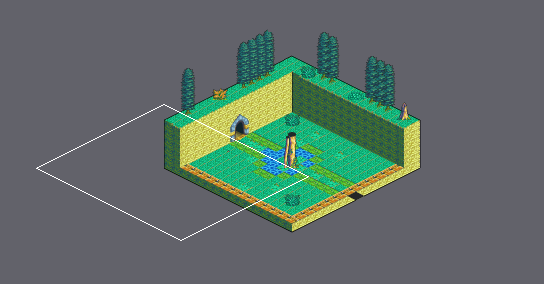
Two states of a Tiled map, Final_Fantasy_Mystery_World/Game/assets/maps/Tutorial_Attack3.tmx. Above, an overview of the earlier version with the close-up marked.
Close-up. Earlier state:
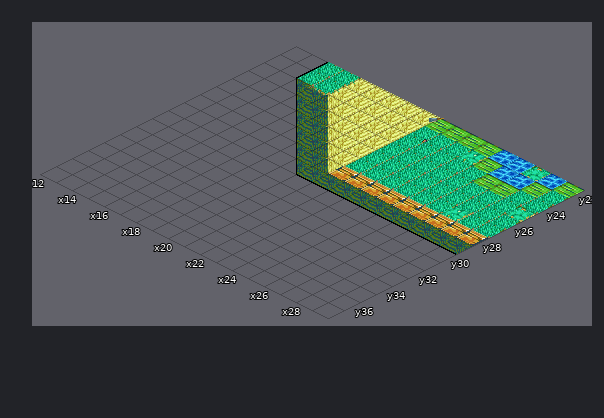
Cells are 32x16 px. Isometric: x runs down to the right, y down to the left. Shown: x 12..29, y 22..37. The commit also changed other parts of the map, which this record leaves out.
Now the later version:
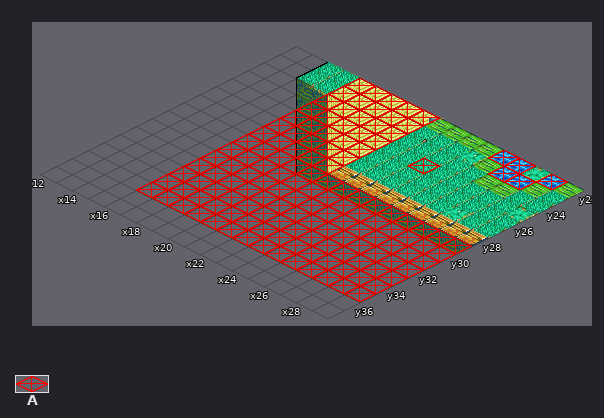
Key: from "tutorial_tileset": A 4.
_ is an empty cell, . an unchanged one.
Tiles of an added or newly shown layer are drawn over the layers below it.
Edits made:
--- layer "Collider" (now shown)
@@ x 16..29 @@
-22 _____....__._.
-23 _____.....__..
-24 _____.........
-25 _____.._......
-26 _____.........
-27 _____.........
-28 _____.........
-29 ______________
-30 ______________
-31 ______________
-32 ______________
-33 ______________
-34 ______________
-35 ______________
+22 AAAAA....AA.A.
+23 AAAAA.....AA..
+24 AAAAA.........
+25 AAAAA..A......
+26 AAAAA.........
+27 AAAAA.........
+28 AAAAA.........
+29 AAAAAAAAAAAAAA
+30 AAAAAAAAAAAAAA
+31 AAAAAAAAAAAAAA
+32 AAAAAAAAAAAAAA
+33 AAAAAAAAAAAAAA
+34 AAAAAAAAAAAAAA
+35 AAAAAAAAAAAAAA
Pixel boxes of the changes (left, top, right, bottom) in both close-ups:
added: (136, 78, 472, 302)
added: (488, 150, 568, 190)
